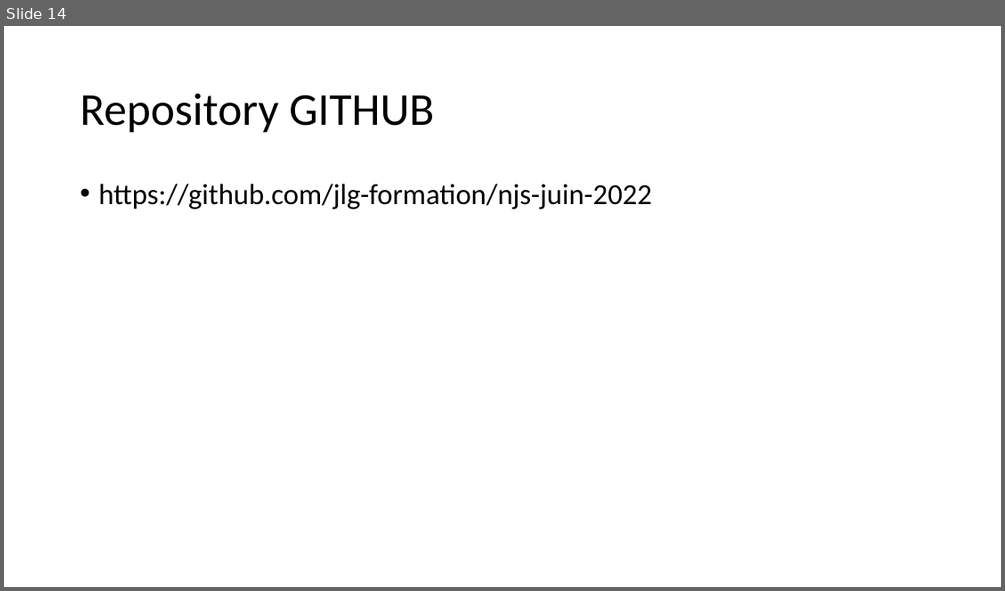
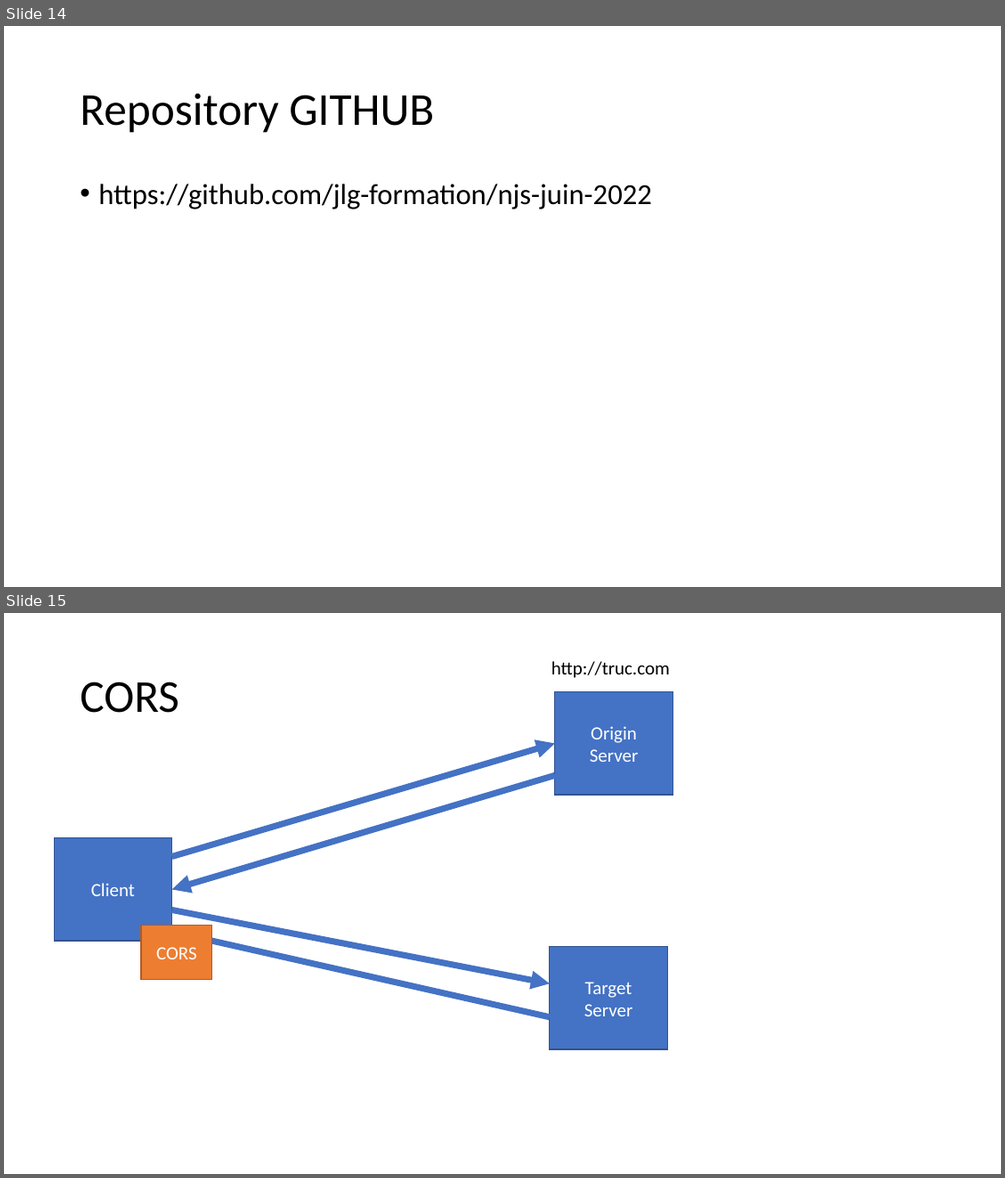
Before and after one commit to jlg-formation/njs-juin-2022, a slide deck: notes.pptx. Shown one above the other, each under a label of ours: slide 14 before the commit, slides 14 and 15 after it. The pictures are 1005x591 and 1005x1178 pixels, drawn with LibreOffice and Linux fonts; fonts in the diff are those of the drawing. Boxes give left, top, right and bottom in pixels: in the first picture for what was removed or moved away, otherwise in the second. Text is boxed around its words. In the diff, an @@ line names an element or a change of style, - is before the commit and + after.

```diff
--- a/notes.pptx
+++ b/notes.pptx
@@ slide 15 added at (4,613,1001,1174), background #FFFFFF @@
@@ text added at (551,661,670,678), 18 pt, text #000000 @@
+http://truc.com
@@ title added at (80,682,179,713), 44 pt, text #000000 @@
+CORS
@@ rectangle added at (555,692,673,795), fill #4472C4, outline #325491 1 pt, 18 pt, text #FFFFFF @@
+Origin
+Server
@@ arrow added from (172, 857) to (555, 743), #4472C4 6 pt @@
@@ arrow added from (555, 775) to (172, 890), #4472C4 6 pt @@
@@ rectangle added at (54,838,172,941), fill #4472C4, outline #325491 1 pt, 18 pt, text #FFFFFF @@
+Client
@@ rectangle added at (141,925,212,980), fill #ED7D31, outline #AF5C24 1 pt, 18 pt, text #FFFFFF @@
+CORS
@@ arrow added from (172, 910) to (550, 983), #4472C4 6 pt @@
@@ arrow added from (550, 1017) to (172, 932), #4472C4 6 pt @@
@@ rectangle added at (550,947,668,1049), fill #4472C4, outline #325491 1 pt, 18 pt, text #FFFFFF @@
+Target
+Server
```
Also in this commit, not shown: 2 slides changed.
